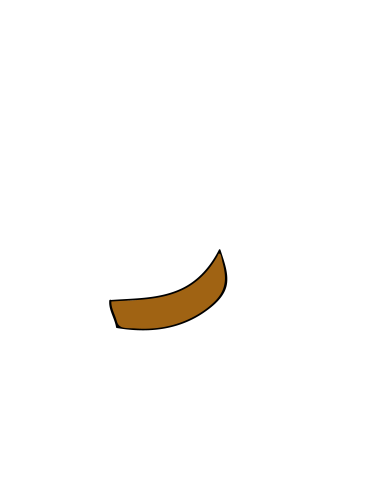
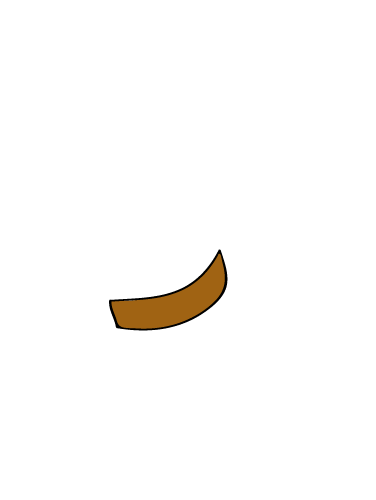
Comparing the layer stacks of the two 376px x 500px images. Changes:
painted on "WornOutSleevesShoulderRight" over 109, 249, 228, 331
